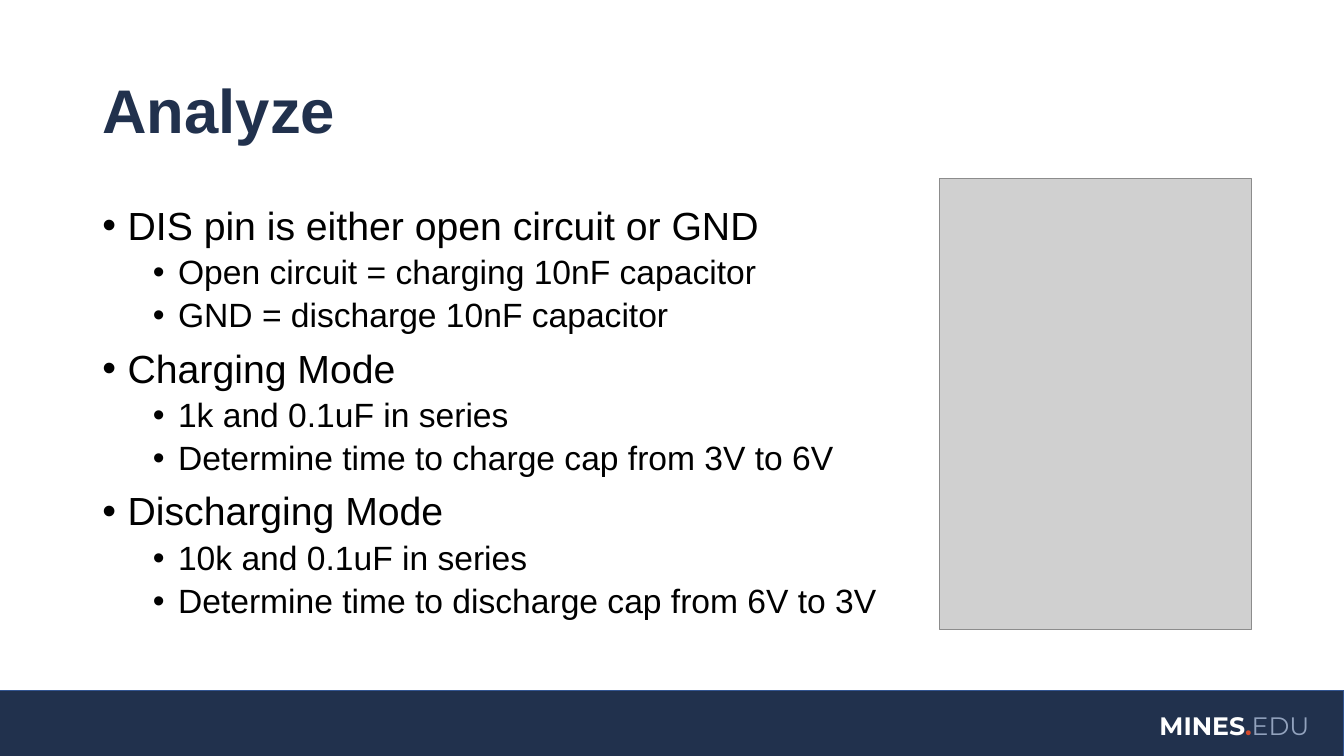
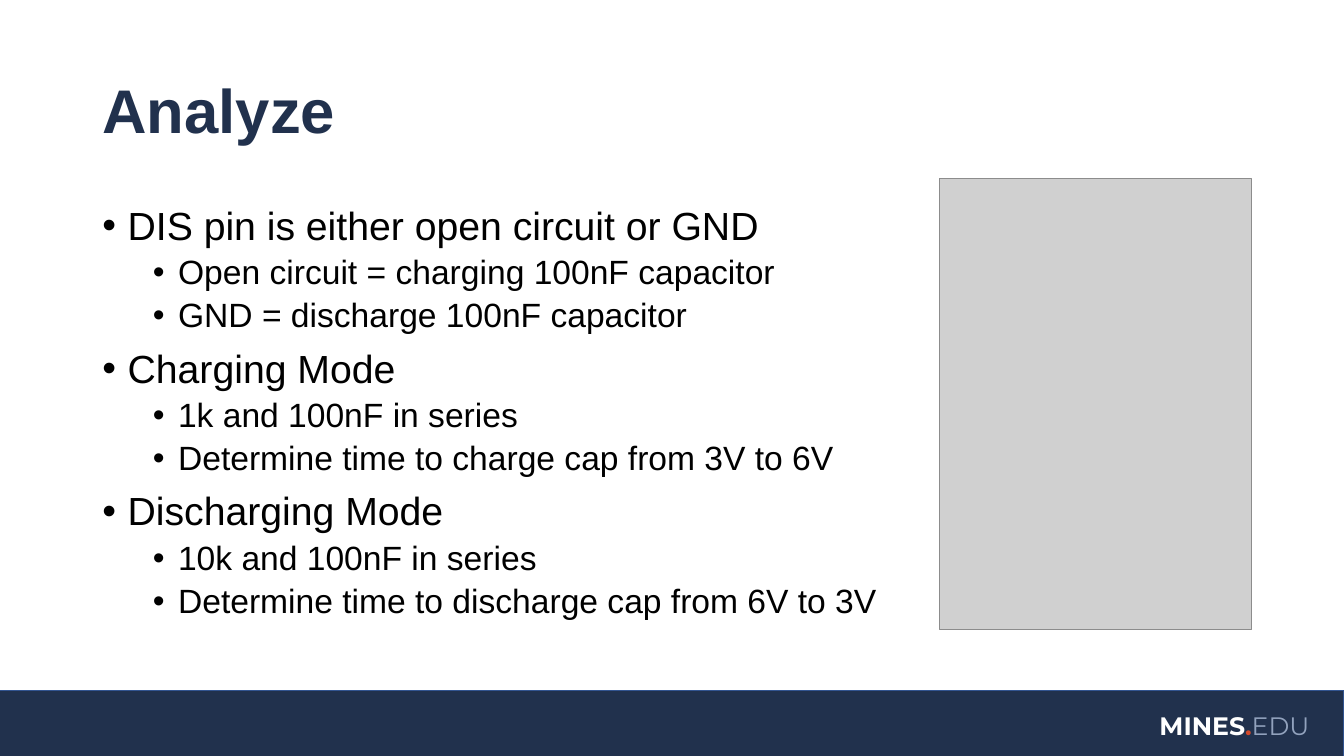
Before and after one commit to coulston/Active-Devices, a slide deck: slide 4 of Labs/lab10 curveTracer 555timer/curveTracer 555timer.pptx. Drawn at 1344x756 pixels with LibreOffice and Linux fonts; fonts in the diff are those of the drawing; grey boxes stand for pictures; background and template pictures are left out. Boxes give left, top, right and bottom in pixels: in the first picture for what was removed or moved away, otherwise in the second. Text is boxed around its words. In the diff, an @@ line names an element or a change of style, - is before the commit and + after.

Commit message:
LTspice
Minor edit to fix working in PPT due to change to LTspice

```diff
--- a/Labs/lab10 curveTracer 555timer/curveTracer 555timer.pptx
+++ b/Labs/lab10 curveTracer 555timer/curveTracer 555timer.pptx
@@ text at [178, 259, 774, 334]: text changed @@
-  • Open circuit = charging 10nF capacitor
-  • GND = discharge 10nF capacitor
+  • Open circuit = charging 100nF capacitor
+  • GND = discharge 100nF capacitor
@@ text at [178, 402, 518, 428]: text changed @@
-  • 1k and 0.1uF in series
+  • 1k and 100nF in series
@@ text at [178, 545, 537, 571]: text changed @@
-  • 10k and 0.1uF in series
+  • 10k and 100nF in series
```
Also in this commit, not shown: 1 other file.
